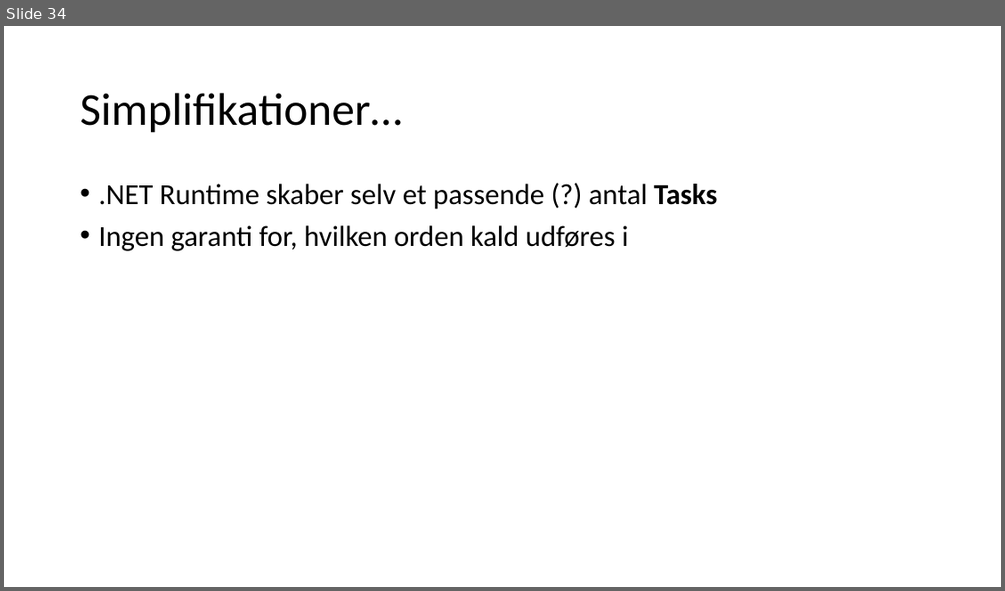
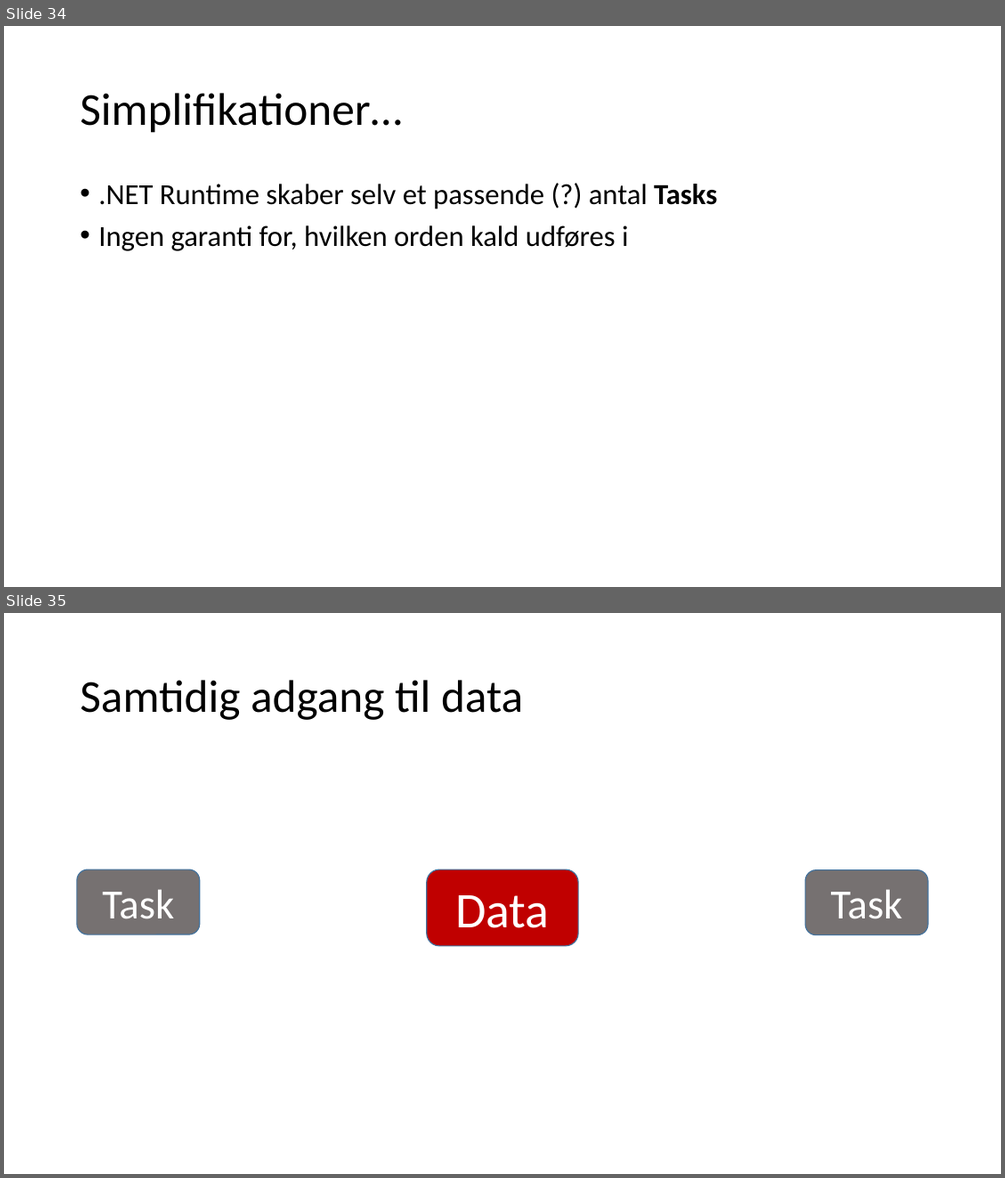
Before and after one commit to perl-easj/Teaching-materials, a slide deck: CSharpProgramming/Presentations/Tasks.pptx. Shown one above the other, each under a label of ours: slide 34 before the commit, slides 34 and 35 after it. The pictures are 1005x591 and 1005x1178 pixels, drawn with LibreOffice and Linux fonts; fonts in the diff are those of the drawing. Boxes give left, top, right and bottom in pixels: in the first picture for what was removed or moved away, otherwise in the second. Text is boxed around its words. In the diff, an @@ line names an element or a change of style, - is before the commit and + after.

```diff
--- a/CSharpProgramming/Presentations/Tasks.pptx
+++ b/CSharpProgramming/Presentations/Tasks.pptx
@@ slide 35 added at bbox=[4, 613, 1001, 1174], background #FFFFFF @@
@@ title added at bbox=[80, 680, 523, 720], 44 pt, text #000000 @@
+Samtidig adgang til data
@@ rounded rectangle added at bbox=[77, 869, 200, 934], fill #767171, outline #43739E 1 pt, 40 pt, text #FFFFFF @@
+Task
@@ rounded rectangle added at bbox=[427, 869, 578, 946], fill #C00000, outline #43739E 1 pt, 48 pt, text #FFFFFF @@
+Data
@@ rounded rectangle added at bbox=[806, 870, 928, 935], fill #767171, outline #43739E 1 pt, 40 pt, text #FFFFFF @@
+Task
```
Also in this commit, not shown: 14 other slides added, 2 other files.
